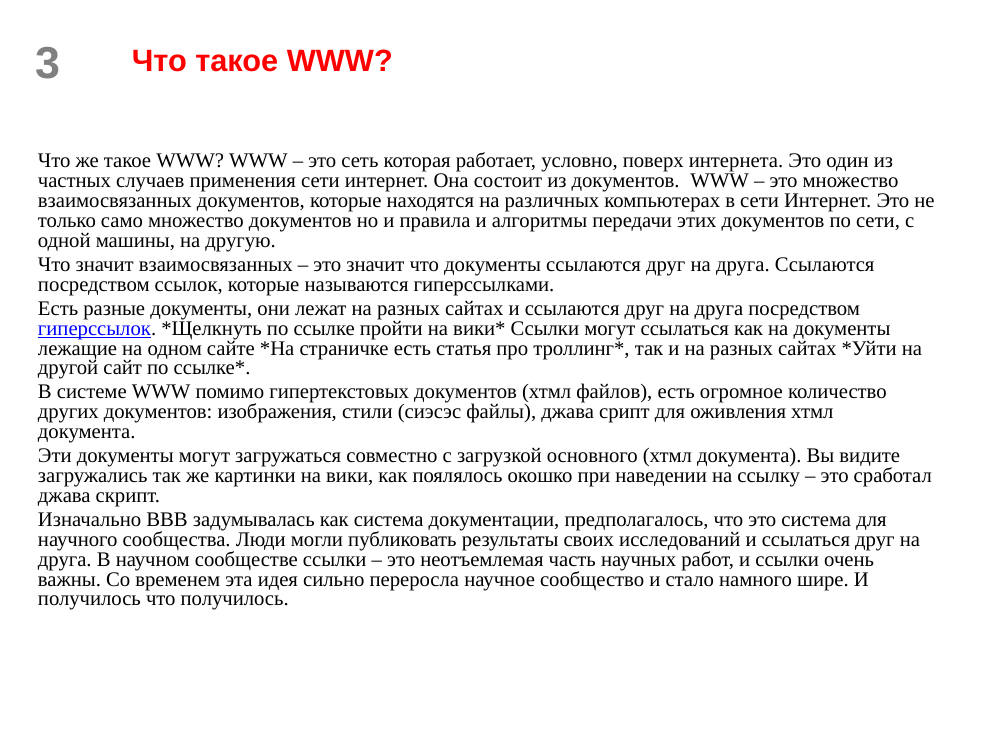
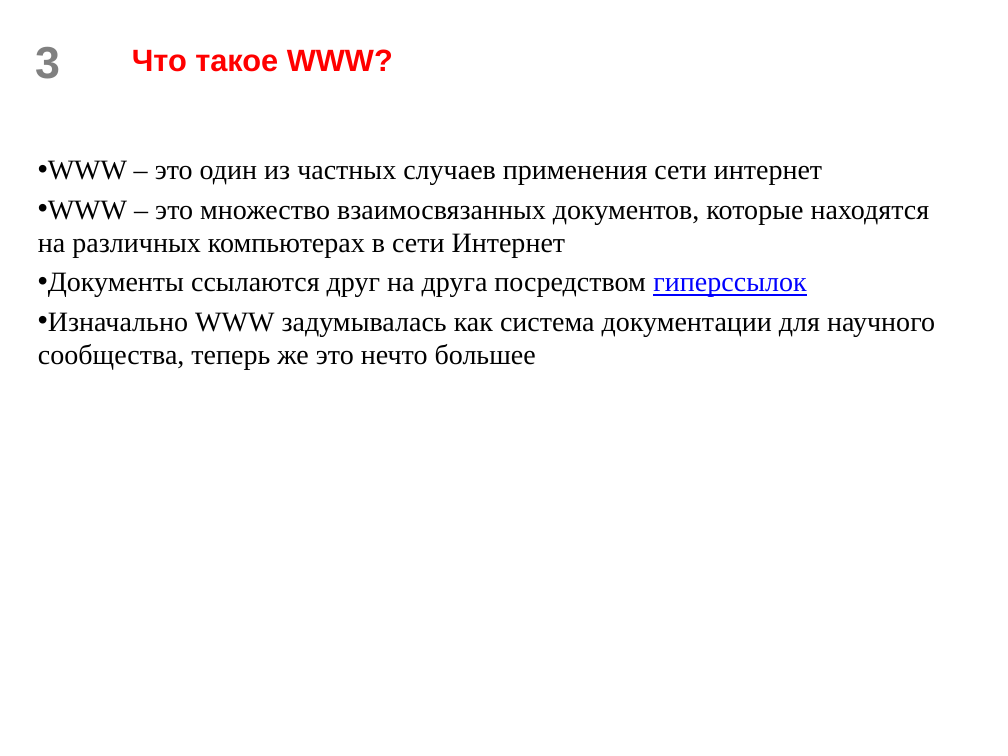
Before and after one commit to scareme/web_flask, a slide deck: slide 3 of Разработка веб-сервисов. Часть 1.pptx. Drawn at 1008x756 pixels with LibreOffice and Linux fonts; fonts in the diff are those of the drawing; background and template pictures are left out. Boxes give left, top, right and bottom in pixels: in the first picture for what was removed or moved away, otherwise in the second. Text is boxed around its words. In the diff, an @@ line names an element or a change of style, - is before the commit and + after.

```diff
--- a/Разработка веб-сервисов. Часть 1.pptx
+++ b/Разработка веб-сервисов. Часть 1.pptx
@@ text at [38, 160, 935, 370]: text changed; size 14.8 to 20 pt @@
-Что же такое WWW? WWW – это сеть которая работает, условно, поверх интернета. Это один из частных случаев применения сети интернет. Она состоит из документов. WWW – это множество взаимосвязанных документов, которые находятся на различных компьютерах в сети Интернет. Это не только само множество документов но и правила и алгоритмы передачи этих документов по сети, с одной машины, на другую.
-Что значит взаимосвязанных – это значит что документы ссылаются друг на друга. Ссылаются посредством ссылок, которые называются гиперссылками.
-Есть разные документы, они лежат на разных сайтах и ссылаются друг на друга посредством гиперссылок. *Щелкнуть по ссылке пройти на вики* Ссылки могут ссылаться как на документы лежащие на одном сайте *На страничке есть статья про троллинг*, так и на разных сайтах *Уйти на другой сайт по ссылке*.
-В системе WWW помимо гипертекстовых документов (хтмл файлов), есть огромное количество других документов: изображения, стили (сиэсэс файлы), джава срипт для оживления хтмл документа.
-Эти документы могут загружаться совместно с загрузкой основного (хтмл документа). Вы видите загружались так же картинки на вики, как поялялось окошко при наведении на ссылку – это сработал джава скрипт.
-Изначально ВВВ задумывалась как система документации, предполагалось, что это система для научного сообщества. Люди могли публиковать результаты своих исследований и ссылаться друг на друга. В научном сообществе ссылки – это неотъемлемая часть научных работ, и ссылки очень важны. Со временем эта идея сильно переросла научное сообщество и стало намного шире. И получилось что получилось.
+• WWW – это один из частных случаев применения сети интернет
+• WWW – это множество взаимосвязанных документов, которые находятся на различных компьютерах в сети Интернет
+• Документы ссылаются друг на друга посредством гиперссылок
+• Изначально WWW задумывалась как система документации для научного сообщества, теперь же это нечто большее
```
Also in this commit, not shown: 3 other slides changed, 11 slides added, 3 slides removed, 4 other files.
